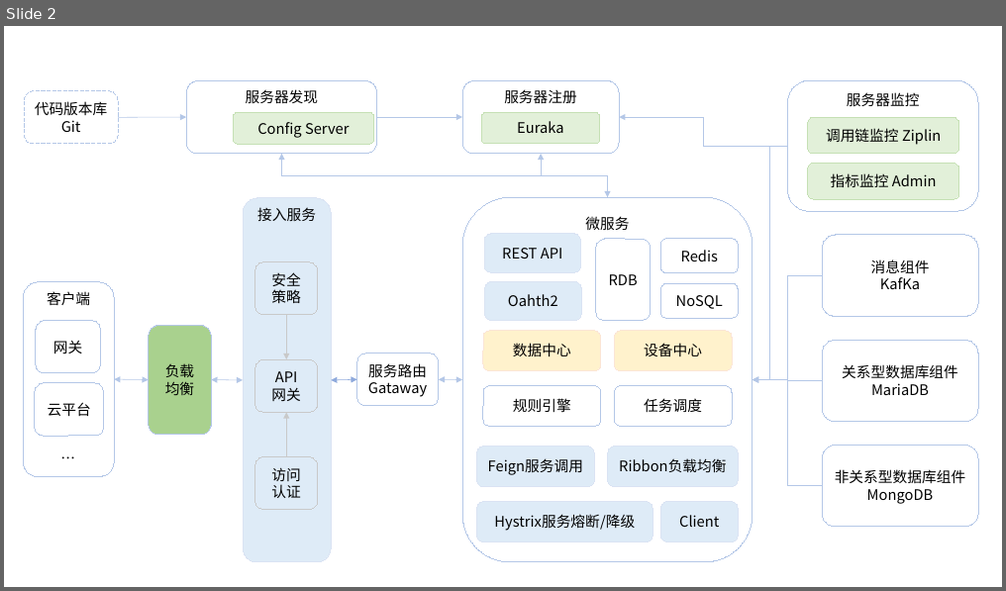
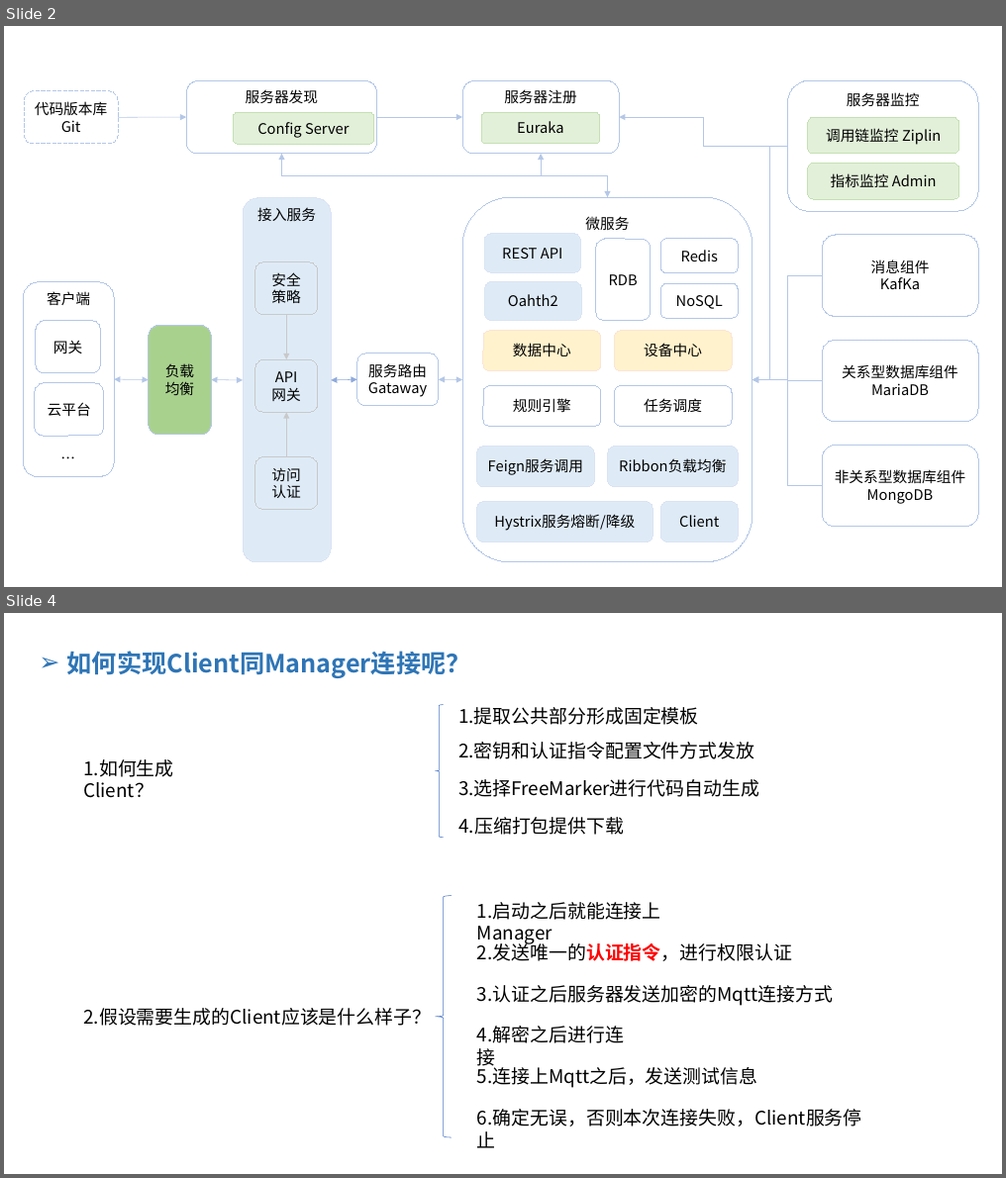
Before and after one commit to pnoker/iot-dc3, a slide deck: dc3/doc/iot-dc3-architecture.pptx. Shown one above the other, each under a label of ours: slide 2 before the commit, slides 2 and 4 after it; the slides between them are not shown. The pictures are 1006x591 and 1006x1178 pixels, drawn with LibreOffice and Linux fonts; fonts in the diff are those of the drawing. Boxes give left, top, right and bottom in pixels: in the first picture for what was removed or moved away, otherwise in the second. Text is boxed around its words. In the diff, an @@ line names an element or a change of style, - is before the commit and + after.

```diff
--- a/dc3/doc/iot-dc3-architecture.pptx
+++ b/dc3/doc/iot-dc3-architecture.pptx
@@ slide 4 added at [4,613,1002,1174], background #FFFFFF @@
@@ text added at [67,651,471,678], 24 pt, text #2E75B6, bold @@
+➢ 如何实现Client同Manager连接呢？
@@ left brace added at [436,705,444,838], outline #4472C4 0.5 pt @@
@@ text added at [458,707,699,725], 18 pt, text #000000 @@
+1.提取公共部分形成固定模板
@@ text added at [83,760,173,798], 18 pt, text #000000 @@
+1.如何生成Client？
@@ text added at [458,742,754,760], 18 pt, text #000000 @@
+2.密钥和认证指令配置文件方式发放
@@ text added at [458,779,759,797], 18 pt, text #000000 @@
+3.选择FreeMarker进行代码自动生成
@@ text added at [459,817,625,835], 18 pt, text #000000 @@
+4.压缩打包提供下载
@@ left brace added at [436,896,451,1138], outline #4472C4 0.5 pt @@
@@ text added at [477,902,661,920], 18 pt, text #000000 @@
+1.启动之后就能连接上Manager
@@ text added at [477,940,792,961], 18 pt, text #000000 @@
+2.发送唯一的认证指令，进行权限认证
@@ text added at [477,985,833,1006], 18 pt, text #000000 @@
+3.认证之后服务器发送加密的Mqtt连接方式
@@ text added at [83,1008,431,1026], 18 pt, text #000000 @@
+2.假设需要生成的Client应该是什么样子？
@@ text added at [477,1026,624,1070], 18 pt, text #000000 @@
+4.解密之后进行连接
@@ text added at [477,1064,757,1088], 18 pt, text #000000 @@
+5.连接上Mqtt之后，发送测试信息
@@ text added at [477,1109,862,1127], 18 pt, text #000000 @@
+6.确定无误，否则本次连接失败，Client服务停止
```
Also in this commit, not shown: 1 slide changed, 12 other files.
